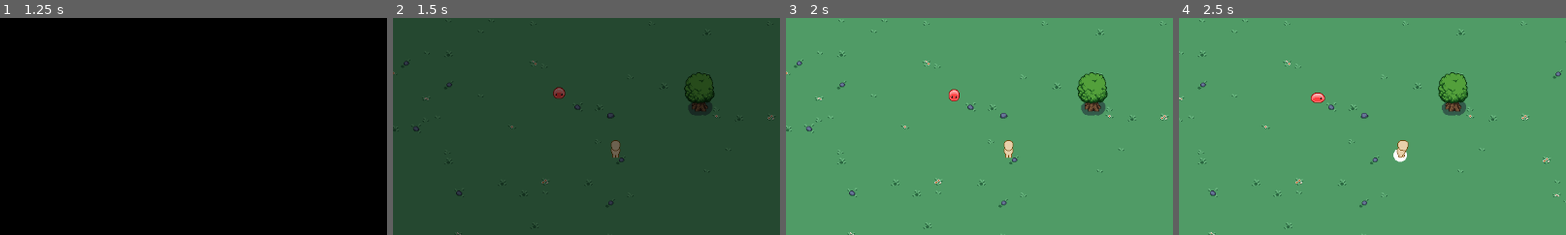
Above: before the commit, frames 1-4 (left to right).
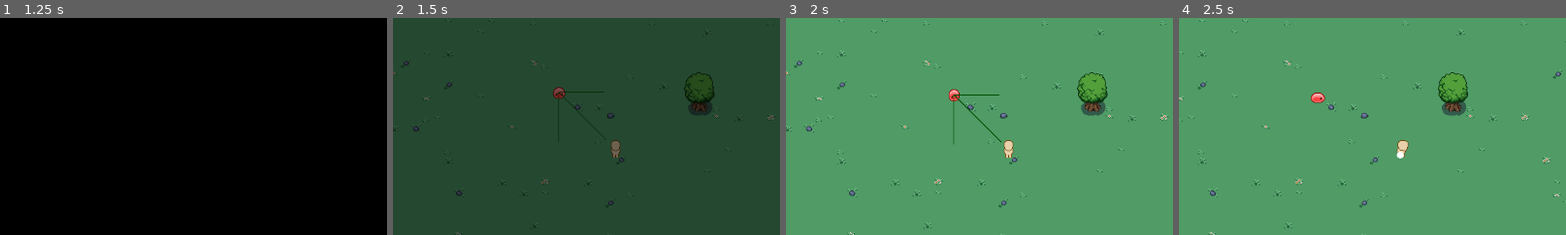
Above: after the commit, the same moments.

Repository: saltchicken/topdown-godot
Game: Godot game, scene res://scene_manager/main_menu/main_menu.tscn
Two runs of this game, one before a commit and one after it. Both use one fixed random seed, a clock stepped at 60 frames per second and the inputs below.
Inputs:
- Up to frame 1 (1.25 s): click "New Game" at 0.5 s
- Up to frame 2 (1.5 s): click "New Game" at 1.25 s
- Up to frame 3 (2 s): no input
- Up to frame 4 (2.5 s): hold D (right) from 2.03 s (still down); tap F (cast) at 2.1 s
The pictures show only the part of the screen within x 21-71%, y 18-68%; the shares and areas given below are measured in that part.

Frame 1 is identical in both runs. In frame 2, 0.1% of the frame differs, in the area x 42-56%, y 33-57%; in frame 3, 0.3%, in the area x 43-56%, y 35-59%; in frame 4, 0.1%.

Commit message:
PlayerSeek and ObstacleAvoidance

Diff:
--- a/characters/enemies/red_slime/red_slime.tscn
+++ b/characters/enemies/red_slime/red_slime.tscn
@@ -921,6 +921,8 @@
 height = 20.0
 
 [node name="RedSlime" type="CharacterBody2D" node_paths=PackedStringArray("initial_state")]
+collision_layer = 4
+collision_mask = 15
 script = ExtResource("1_ug285")
 initial_state = NodePath("StateMachine/idle")
 
--- a/characters/player/player.tscn
+++ b/characters/player/player.tscn
@@ -2055,6 +2055,7 @@
 height = 42.0
 
 [node name="Player" type="CharacterBody2D" node_paths=PackedStringArray("initial_state")]
+collision_mask = 15
 script = ExtResource("1_lbwvk")
 initial_state = NodePath("StateMachine/idle")
 run_speed = 120.0
@@ -2080,15 +2081,15 @@
 texture = ExtResource("2_287s8")
 hframes = 8
 vframes = 8
-frame = 38
+frame = 39
 
 [node name="AnimationTree" type="AnimationTree" parent="Animation"]
 root_node = NodePath("../Sprites/CharacterBase")
 tree_root = SubResource("AnimationNodeStateMachine_07n6f")
 anim_player = NodePath("AnimationPlayer")
 parameters/current_length = 0.8
-parameters/current_position = 0.602789
-parameters/current_delta = 0.00691789
+parameters/current_position = 0.764457
+parameters/current_delta = 0.00694444
 parameters/End/current_length = null
 parameters/End/current_position = null
 parameters/End/current_delta = null
@@ -2102,15 +2103,15 @@
 parameters/hit/current_position = null
 parameters/hit/current_delta = null
 parameters/idle/current_length = 0.8
-parameters/idle/current_position = 0.602789
-parameters/idle/current_delta = 0.00691789
+parameters/idle/current_position = 0.764457
+parameters/idle/current_delta = 0.00694444
 parameters/idle/BlendSpace2D/current_length = 0.8
-parameters/idle/BlendSpace2D/current_position = 0.602789
-parameters/idle/BlendSpace2D/current_delta = 0.00691789
+parameters/idle/BlendSpace2D/current_position = 0.764457
+parameters/idle/BlendSpace2D/current_delta = 0.00694444
 parameters/idle/BlendSpace2D/blend_position = Vector2(0.0703499, 0.752577)
 parameters/idle/BlendSpace2D/0/current_length = 0.8
-parameters/idle/BlendSpace2D/0/current_position = 0.602789
-parameters/idle/BlendSpace2D/0/current_delta = 0.00691789
+parameters/idle/BlendSpace2D/0/current_position = 0.764457
+parameters/idle/BlendSpace2D/0/current_delta = 0.00694444
 parameters/idle/BlendSpace2D/1/current_length = 0.8
 parameters/idle/BlendSpace2D/1/current_position = 0.0489433
 parameters/idle/BlendSpace2D/1/current_delta = 0.00694444
@@ -2133,12 +2134,12 @@
 parameters/idle/BlendSpace2D/7/current_position = 0.600369
 parameters/idle/BlendSpace2D/7/current_delta = 0.00694444
 parameters/idle/TimeScale/current_length = 0.8
-parameters/idle/TimeScale/current_position = 0.602789
-parameters/idle/TimeScale/current_delta = 0.00691789
+parameters/idle/TimeScale/current_position = 0.764457
+parameters/idle/TimeScale/current_delta = 0.00694444
 parameters/idle/TimeScale/scale = 1.0
 parameters/idle/output/current_length = 0.8
-parameters/idle/output/current_position = 0.602789
-parameters/idle/output/current_delta = 0.00691789
+parameters/idle/output/current_position = 0.764457
+parameters/idle/output/current_delta = 0.00694444
 parameters/run/current_length = null
 parameters/run/current_position = null
 parameters/run/current_delta = null
--- a/components/steering_component/eight_directional_raycast/eight_directional_raycast.gd
+++ b/components/steering_component/eight_directional_raycast/eight_directional_raycast.gd
@@ -1,5 +1,8 @@
 extends Node2D
 
+@export var steering_component : SteeringComponent
+@export var color : Color
+@export var target_layer : int
 @export var direction_radius = 150
 @onready var eight_directions = {
 		"up": Vector2(0,1),
@@ -12,17 +15,80 @@
 		"up_left": Vector2(-1,1)
 	}
 var raycasts = {}
+var lines = {}
+var weights = {}
+
+var targets = []
+var target = null
 
 func _ready() -> void:
 	for direction in eight_directions.keys():
 		var r = RayCast2D.new()
 		r.target_position = eight_directions[direction].normalized() * direction_radius
+		r.self_modulate = 0
+		for layer in range(16):
+			layer += 1
+			if layer != target_layer:
+				r.set_collision_mask_value(layer, false)
+			else:
+				r.set_collision_mask_value(layer, true)
 		add_child(r)
+
+		var l = Line2D.new()
+		l.width = 1
+		l.default_color = color
+		l.add_point(Vector2.ZERO)
+		l.add_point(eight_directions[direction].normalized() * 50)
+		r.add_child(l)
+
 		raycasts[direction] = r
+		lines[direction] = l
 
 func _physics_process(delta: float) -> void: # TODO: Should this be called so often?
+	calculate_directional_weights()
+	find_target()
+	#for raycast in raycasts.keys():
+		#var collider = raycasts[raycast].get_collider()
+		#if collider:
+			#print(collider)
+			#pass
+
+func find_target():
+	targets = []
 	for raycast in raycasts.keys():
 		var collider = raycasts[raycast].get_collider()
 		if collider:
-			print(collider)
-			pass
+			targets.append(collider)
+	if targets.size() == 0:
+		target = null
+	else:
+		target = null
+		var closest_distance = null
+		for body in targets:
+			if target == null:
+				target = body
+				closest_distance = self.global_position.distance_to(body.global_position)
+			else:
+				var distance = self.global_position.distance_to(body.global_position)
+				if distance < closest_distance:
+					target = body
+					closest_distance = distance
+
+
+
+
+func calculate_directional_weights():
+	if target:
+		var target_direction = self.global_position.direction_to(target.global_position)
+		if target_direction:
+			for direction in eight_directions.keys():
+				var raycast = raycasts[direction]
+				var dot_product = target_direction.dot(eight_directions[direction].normalized())
+				weights[direction] = dot_product
+				if dot_product > 0:
+					lines[direction].set_point_position(1, eight_directions[direction].normalized() * dot_product * 100) # TODO: Make variable for weighted_line length
+				else:
+					lines[direction].set_point_position(1, Vector2.ZERO)
+	else:
+		for direction in eight_directions.keys():
+			lines[direction].set_point_position(1, Vector2.ZERO)
--- a/components/steering_component/los_raycast/los_raycast.gd
+++ b/components/steering_component/los_raycast/los_raycast.gd
@@ -21,7 +21,7 @@
 	set_distance_and_direction_to_player_last_known_position()
 	if last_known_pos:
 		Debug.draw_point(last_known_pos)
-	#set_perpendicular_line(player)
+	#set_perpendicular_line()
 
 func raycast_handler():
 	if steering_component.player:
@@ -50,10 +50,9 @@
 	var y = slope * x
 	return Vector2(x, y)
 
-func set_perpendicular_line(player):
-	if player:
+func set_perpendicular_line():
+	if steering_component.player:
 		var slope = raycast.target_position.y / raycast.target_position.x
-		print(slope)
 		var perpendicular_slope = -1 / slope
 		var end_point = calculate_end_point(perpendicular_slope, perpendicular_line_magnitude)
 		perpendicular_line.set_point_position(0, -end_point)
--- a/components/steering_component/los_raycast/los_raycast.tscn
+++ b/components/steering_component/los_raycast/los_raycast.tscn
@@ -8,3 +8,5 @@
 [node name="RayCast2D" type="RayCast2D" parent="."]
 
 [node name="PerpLine" type="Line2D" parent="."]
+points = PackedVector2Array(0, 0, 0, 0)
+width = 1.0
--- a/components/steering_component/steering_component.tscn
+++ b/components/steering_component/steering_component.tscn
@@ -8,7 +8,15 @@
 z_index = 2
 script = ExtResource("1_j4rne")
 
-[node name="EightDirectionalRaycast" parent="." instance=ExtResource("2_s0kbs")]
+[node name="PlayerSeek(EightDirectionalRaycast)" parent="." node_paths=PackedStringArray("steering_component") instance=ExtResource("2_s0kbs")]
+steering_component = NodePath("..")
+color = Color(0, 0.299281, 0, 1)
+target_layer = 1
+
+[node name="ObstacleAvoidance(EightDirectionalRaycast)" parent="." node_paths=PackedStringArray("steering_component") instance=ExtResource("2_s0kbs")]
+steering_component = NodePath("..")
+color = Color(0.518437, 0.0386699, 1.44392e-07, 1)
+target_layer = 4
 
 [node name="LosRaycast" parent="." node_paths=PackedStringArray("steering_component") instance=ExtResource("3_m1pv7")]
 steering_component = NodePath("..")
--- a/debug/DEBUG.tscn
+++ b/debug/DEBUG.tscn
@@ -3,4 +3,5 @@
 [ext_resource type="Script" path="res://debug/debug.gd" id="1_5lnju"]
 
 [node name="Debug" type="Node2D"]
+z_index = 10
 script = ExtResource("1_5lnju")
--- a/debug/debug.gd
+++ b/debug/debug.gd
@@ -6,9 +6,9 @@
 
 func _draw():
 	if point:
-		draw_circle(point, 10, Color.WHITE)
+		draw_circle(point, 5, Color.WHITE)
 	for point in points:
-		draw_circle(point, 10, Color.WHITE)
+		draw_circle(point, 5, Color.WHITE)
 
 func _ready() -> void:
 	pass # Replace with function body.
--- a/objects/tree/tree.tscn
+++ b/objects/tree/tree.tscn
@@ -13,6 +13,8 @@
 height = 28.0
 
 [node name="Tree" type="StaticBody2D"]
+collision_layer = 8
+collision_mask = 15
 
 [node name="Sprite2D" type="Sprite2D" parent="."]
 position = Vector2(0, -18)
--- a/project.godot
+++ b/project.godot
@@ -87,6 +87,13 @@
 ]
 }
 
+[layer_names]
+
+2d_physics/layer_1="Player"
+2d_physics/layer_2="Enemies"
+2d_physics/layer_3="Allies"
+2d_physics/layer_4="Obstacle"
+
 [rendering]
 
 textures/canvas_textures/default_texture_filter=0
